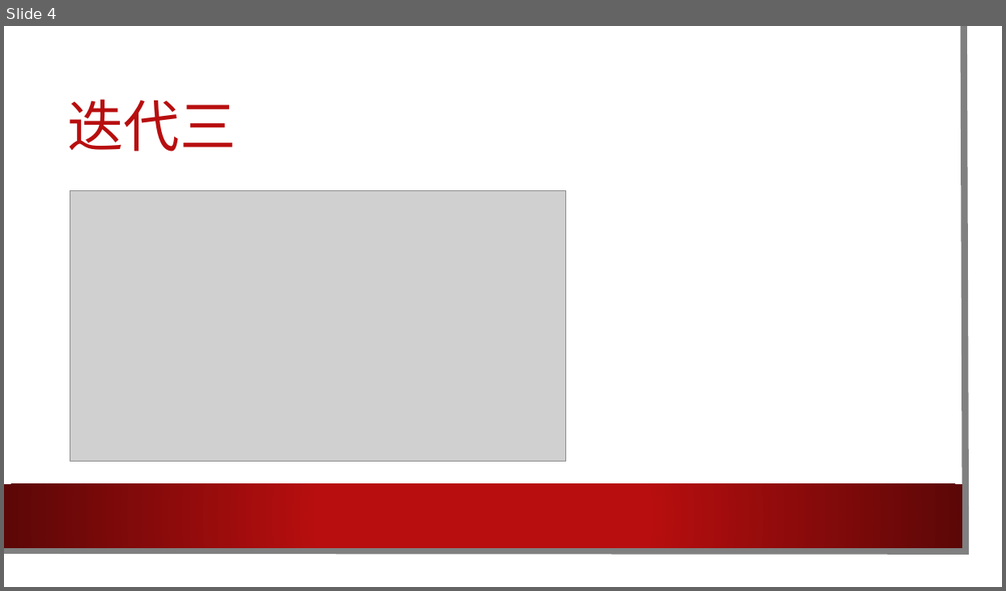
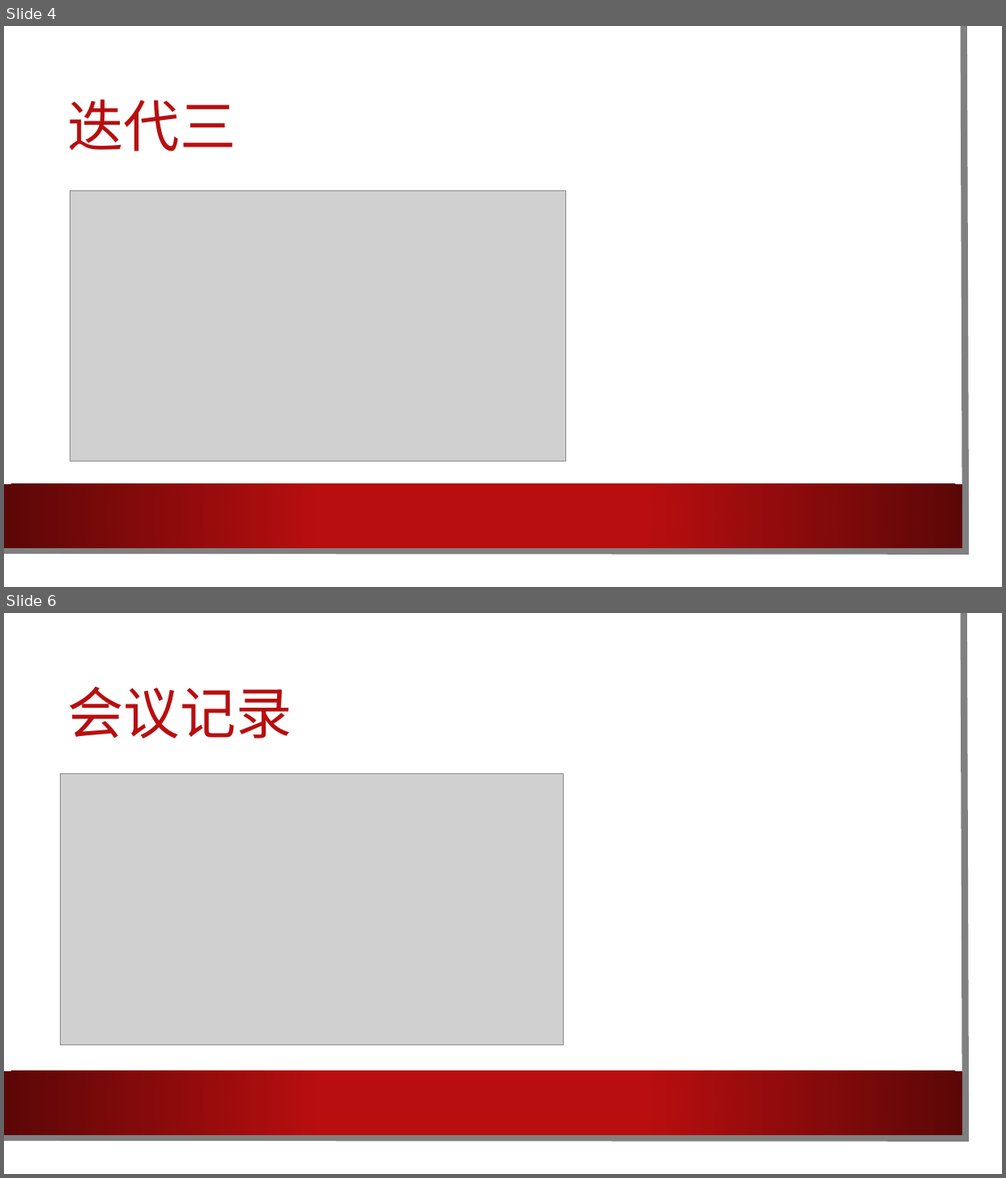
Before and after one commit to cylong1016/Nbalabala, a slide deck: 文档/软工.pptx. Shown one above the other, each under a label of ours: slide 4 before the commit, slides 4 and 6 after it; the slides between them are not shown. The pictures are 1006x591 and 1006x1178 pixels, drawn with LibreOffice and Linux fonts; fonts in the diff are those of the drawing; grey boxes stand for pictures; background and template pictures are left out. Boxes give left, top, right and bottom in pixels: in the first picture for what was removed or moved away, otherwise in the second. Text is boxed around its words. In the diff, an @@ line names an element or a change of style, - is before the commit and + after.

```diff
--- a/文档/软工.pptx
+++ b/文档/软工.pptx
@@ slide 6 added at (4, 613, 1002, 1174), background picture (left out); not listed: 3 template elements that a slide beside it also shows @@
@@ title added at (68, 687, 292, 739), 54 pt, text #B80E0F @@
+会议记录
@@ picture added at (60, 774, 563, 1045) @@
```
Also in this commit, not shown: 3 other slides added.
